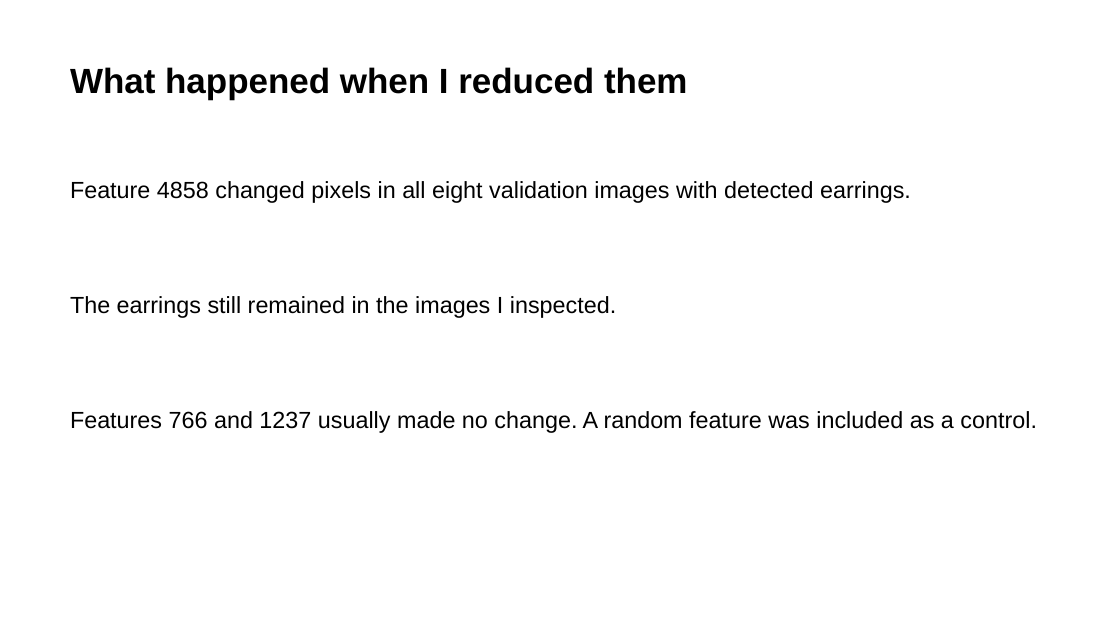
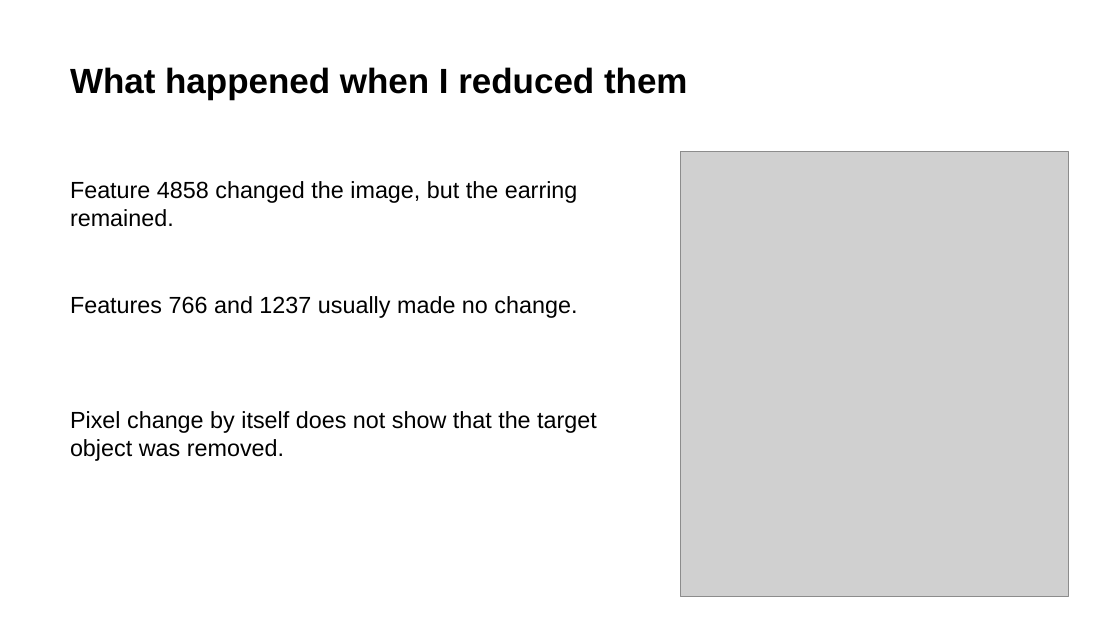
Before and after one commit to ele906/debiasing, a slide deck: slide 4 of tuning/earring_spatial_search/SAE_earring_results.pptx. Drawn at 1120x630 pixels with LibreOffice and Linux fonts; fonts in the diff are those of the drawing; grey boxes stand for pictures. Boxes give left, top, right and bottom in pixels: in the first picture for what was removed or moved away, otherwise in the second. Text is boxed around its words. In the diff, an @@ line names an element or a change of style, - is before the commit and + after.

```diff
--- a/tuning/earring_spatial_search/SAE_earring_results.pptx
+++ b/tuning/earring_spatial_search/SAE_earring_results.pptx
@@ picture added at box(681, 151, 1068, 597) @@
@@ text at box(70, 181, 578, 227): text changed @@
-Feature 4858 changed pixels in all eight validation images with detected earrings.
+Feature 4858 changed the image, but the earring remained.
@@ text at box(70, 296, 577, 318): text changed @@
-The earrings still remained in the images I inspected.
+Features 766 and 1237 usually made no change.
@@ text at box(70, 411, 597, 461): text changed @@
-Features 766 and 1237 usually made no change. A random feature was included as a control.
+Pixel change by itself does not show that the target object was removed.
```
Also in this commit, not shown: 1 other slide changed, 1 other file.
